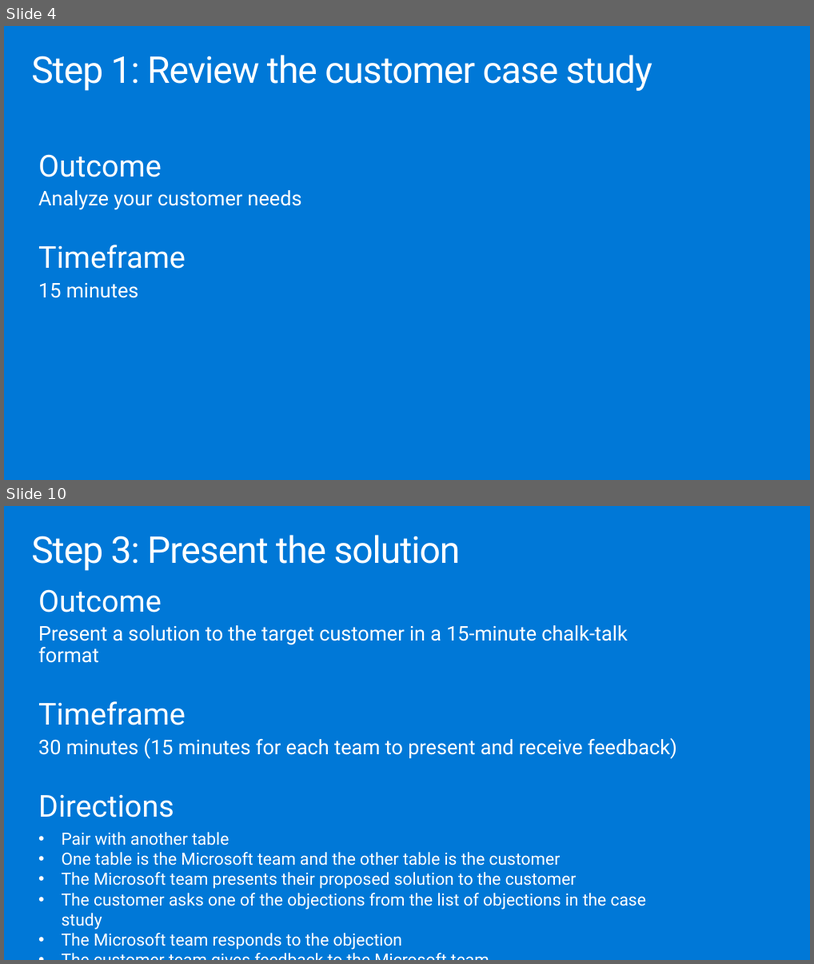
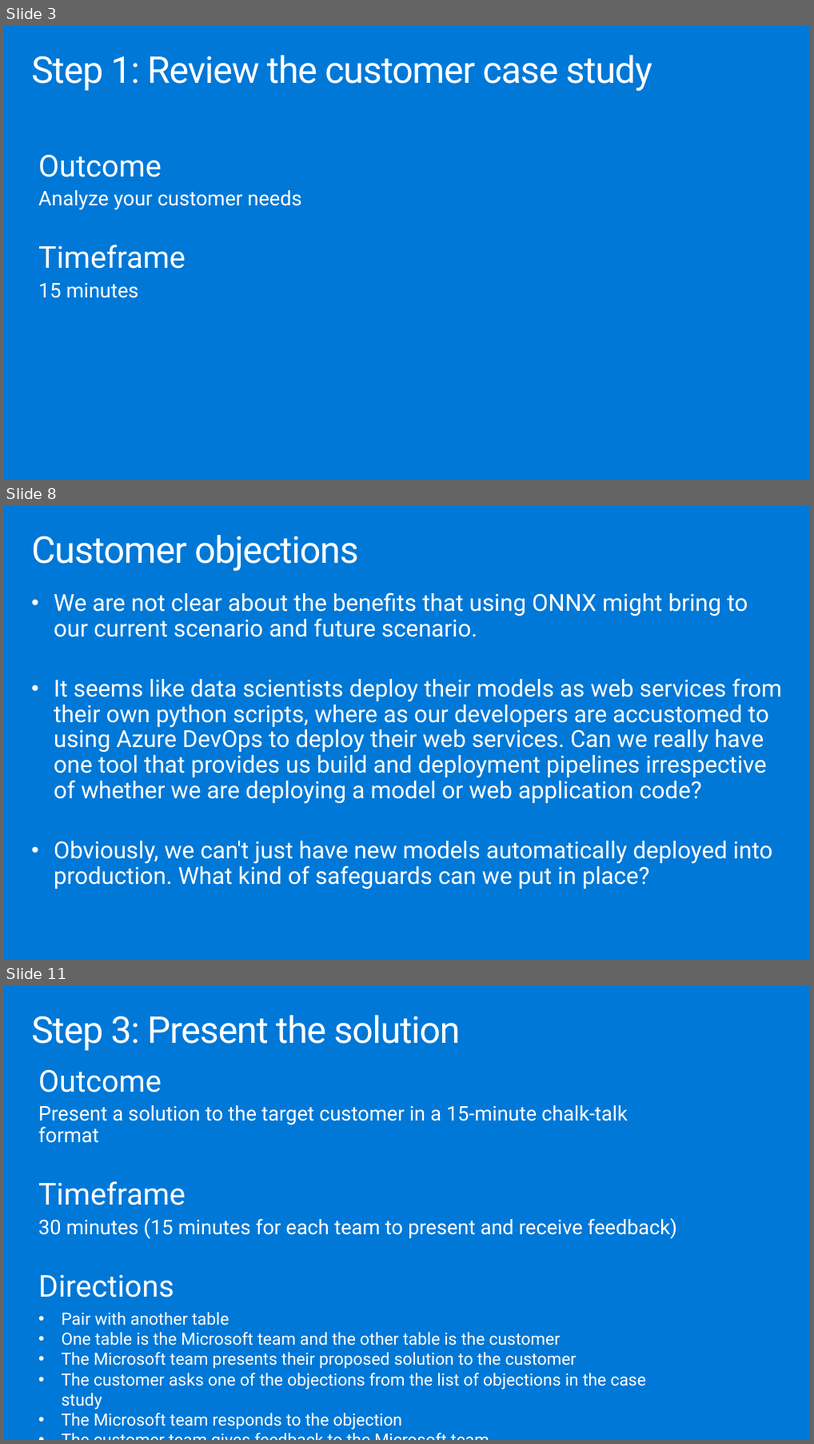
Before and after one commit to solliancenet/MCW-MLOps, a slide deck: Whiteboard design session/WDS trainer presentation - MLOps.pptx. Shown one above the other, each under a label of ours: slides 4 and 10 before the commit, slides 3, 8 and 11 after it; the slides between them are not shown. The pictures are 814x964 and 814x1444 pixels, drawn with LibreOffice and Linux fonts; fonts in the diff are those of the drawing. Boxes give left, top, right and bottom in pixels: in the first picture for what was removed or moved away, otherwise in the second. Text is boxed around its words. In the diff, an @@ line names an element or a change of style, - is before the commit and + after.

```diff
--- a/Whiteboard design session/WDS trainer presentation - MLOps.pptx
+++ b/Whiteboard design session/WDS trainer presentation - MLOps.pptx
@@ slide 8 added at box(4, 506, 810, 960), background #0078D7 @@
@@ title added at box(31, 535, 358, 571), 44.1 pt, text #FFFFFF @@
+Customer objections
@@ text added at box(54, 592, 782, 888), 28 pt, text #FFFFFF @@
+• We are not clear about the benefits that using ONNX might bring to our current scenario and future scenario.
+• It seems like data scientists deploy their models as web services from their own python scripts, where as our developers are accustomed to using Azure DevOps to deploy their web services. Can we really have one tool that provides us build and deployment pipelines irrespective of whether we are deploying a model or web application code?
+• Obviously, we can't just have new models automatically deployed into production. What kind of safeguards can we put in place?
@@ what was slide 4 is now slide 3 @@
@@ what was slide 10 is now slide 11 @@
```
Also in this commit, not shown: 1 slide changed, 23 other slides added, 20 slides removed, 1 other file.
